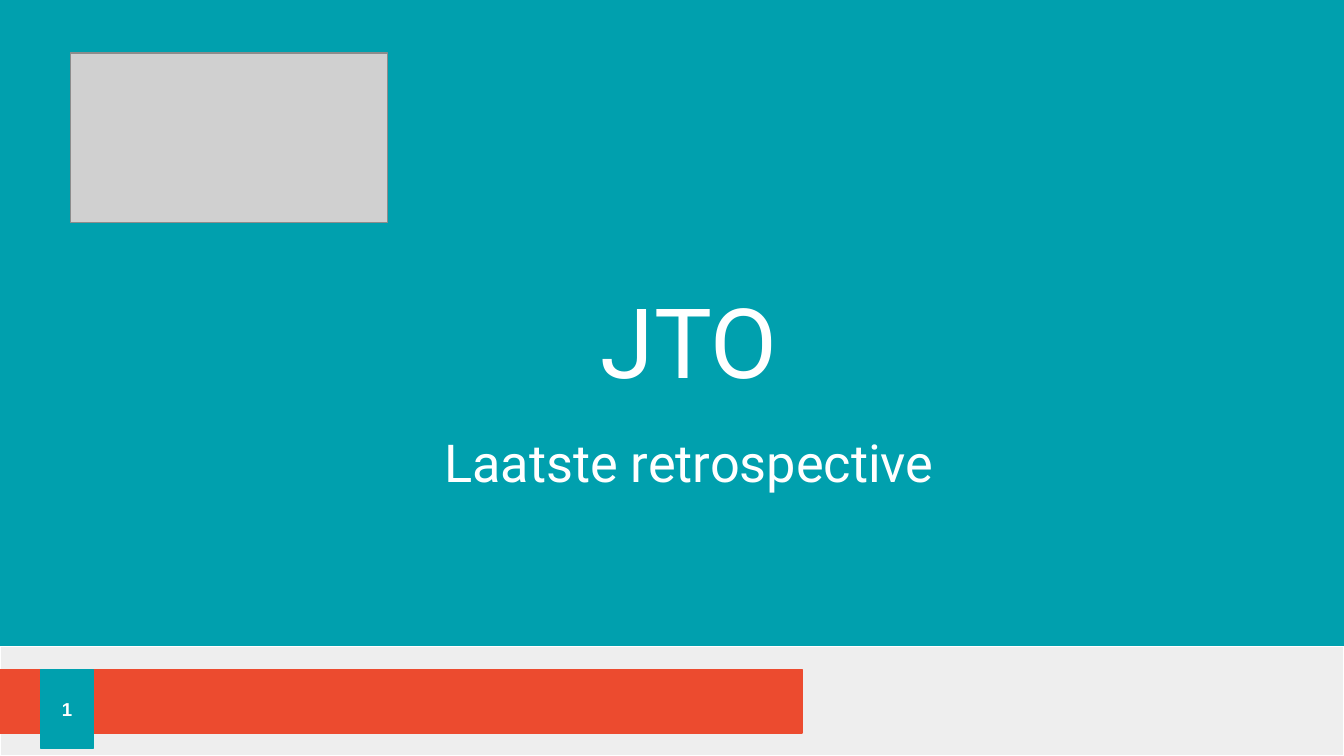
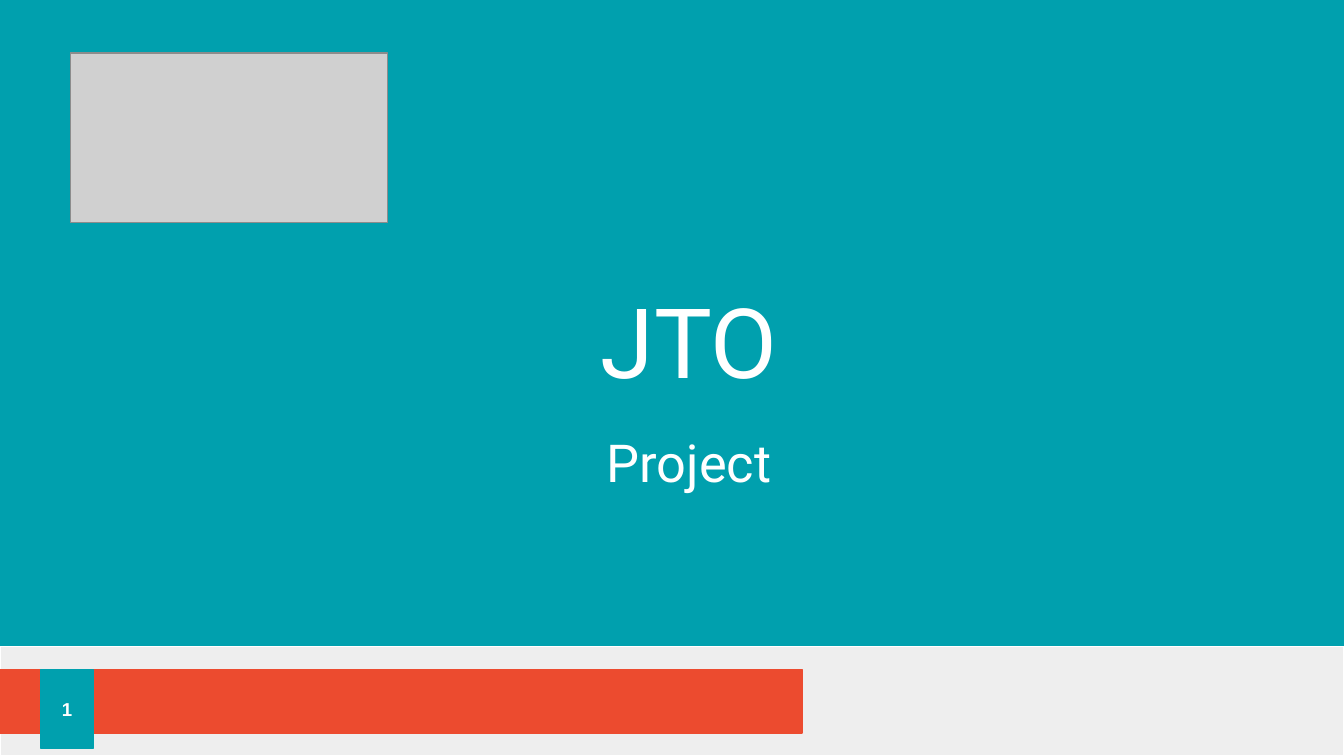
Before and after one commit to KevinMaesTM/JTO, a slide deck: slide 1 of Documentatie/EindRetrospective.pptx. Drawn at 1344x756 pixels with LibreOffice and Linux fonts; fonts in the diff are those of the drawing; grey boxes stand for pictures; background and template pictures are left out. Boxes give left, top, right and bottom in pixels: in the first picture for what was removed or moved away, otherwise in the second. Text is boxed around its words. In the diff, an @@ line names an element or a change of style, - is before the commit and + after.

```diff
--- a/Documentatie/EindRetrospective.pptx
+++ b/Documentatie/EindRetrospective.pptx
@@ subtitle at [607, 444, 771, 493]: text changed @@
-Laatste retrospective
+Project
```
Also in this commit, not shown: 1 other slide changed, 5 slides added, 1 other file.
